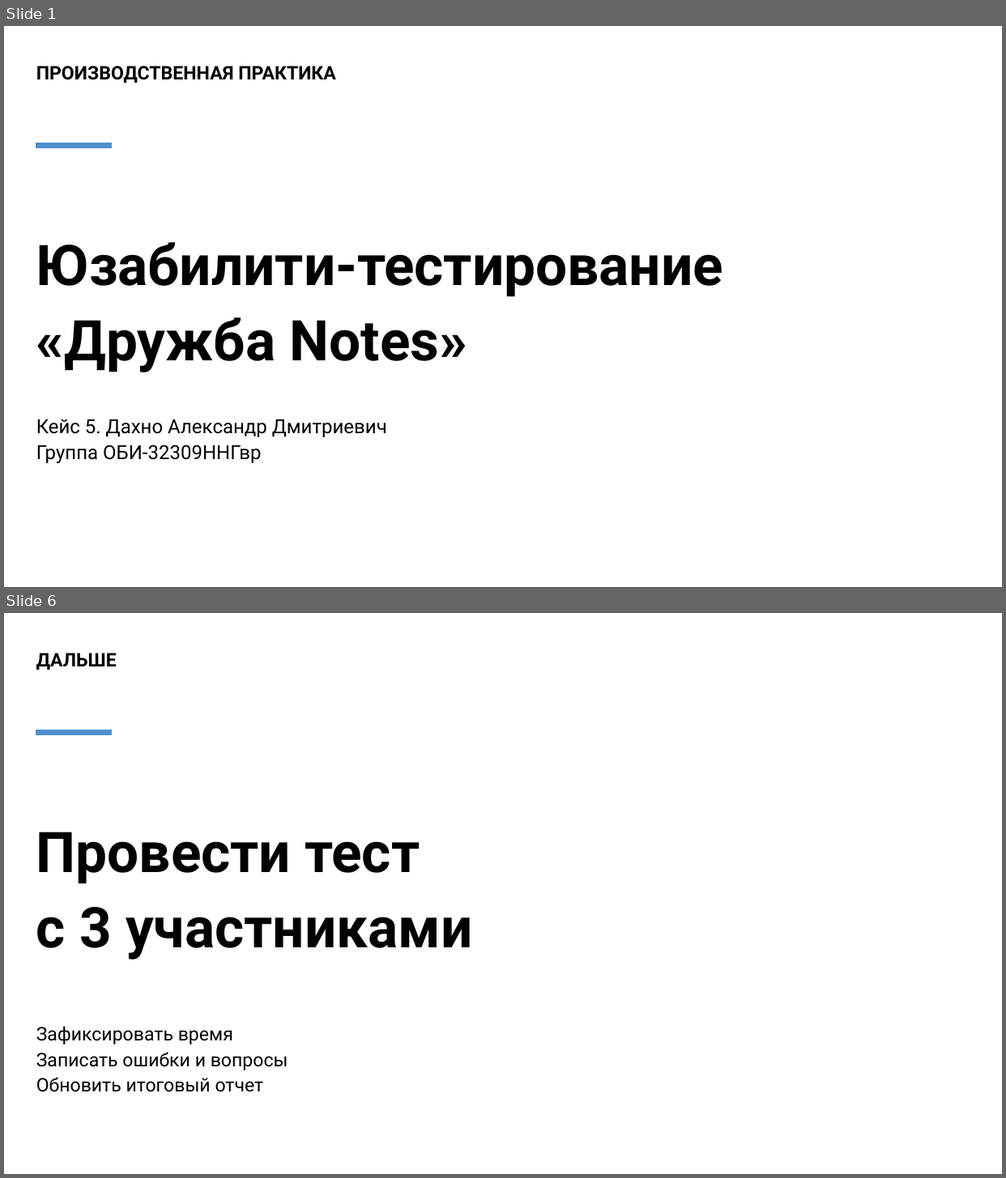
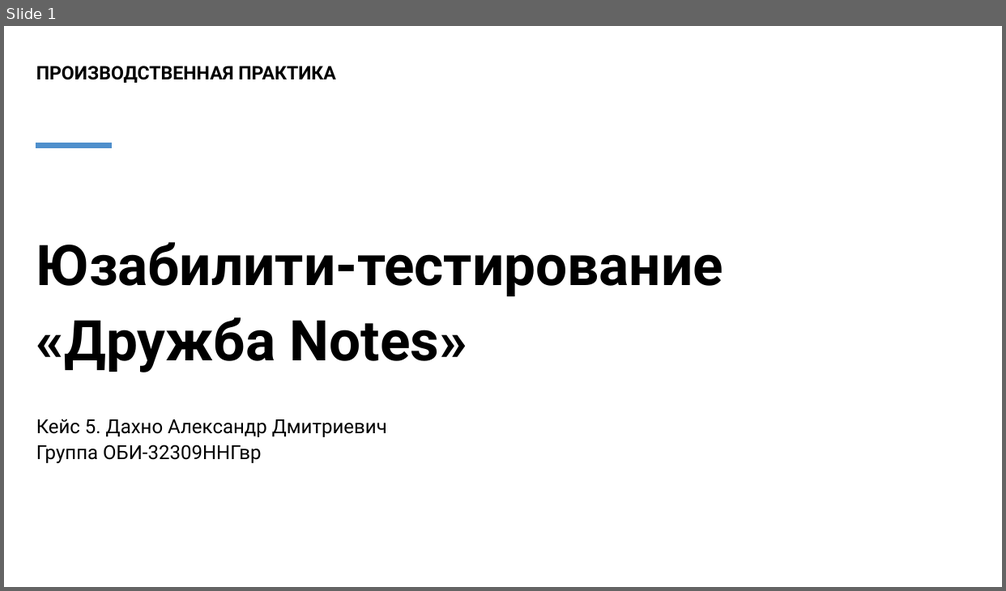
Before and after one commit to lattelix/druzhba-notes-practice, a slide deck: materials/ПП1_Презентация_кейс_5_Дружба_Notes.pptx. Shown one above the other, each under a label of ours: slides 1 and 6 before the commit, slide 1 after it; the slides between them are not shown. The pictures are 1006x1178 and 1006x591 pixels, drawn with LibreOffice and Linux fonts; fonts in the diff are those of the drawing. Boxes give left, top, right and bottom in pixels: in the first picture for what was removed or moved away, otherwise in the second. Text is boxed around its words. In the diff, an @@ line names an element or a change of style, - is before the commit and + after.

```diff
--- a/materials/ПП1_Презентация_кейс_5_Дружба_Notes.pptx
+++ b/materials/ПП1_Презентация_кейс_5_Дружба_Notes.pptx
@@ slide 6 removed at <box>4,613,1002,1174</box>, background #FFFFFF @@
@@ text removed at <box>36,653,117,670</box> @@
-ДАЛЬШЕ
@@ rectangle removed at <box>36,730,111,735</box> @@
@@ text removed at <box>36,832,472,960</box> @@
-Провести тест
-с 3 участниками
@@ text removed at <box>36,1026,288,1093</box> @@
-Зафиксировать время
-Записать ошибки и вопросы
-Обновить итоговый отчет
```
Also in this commit, not shown: 4 slides changed, 1 slide added.
